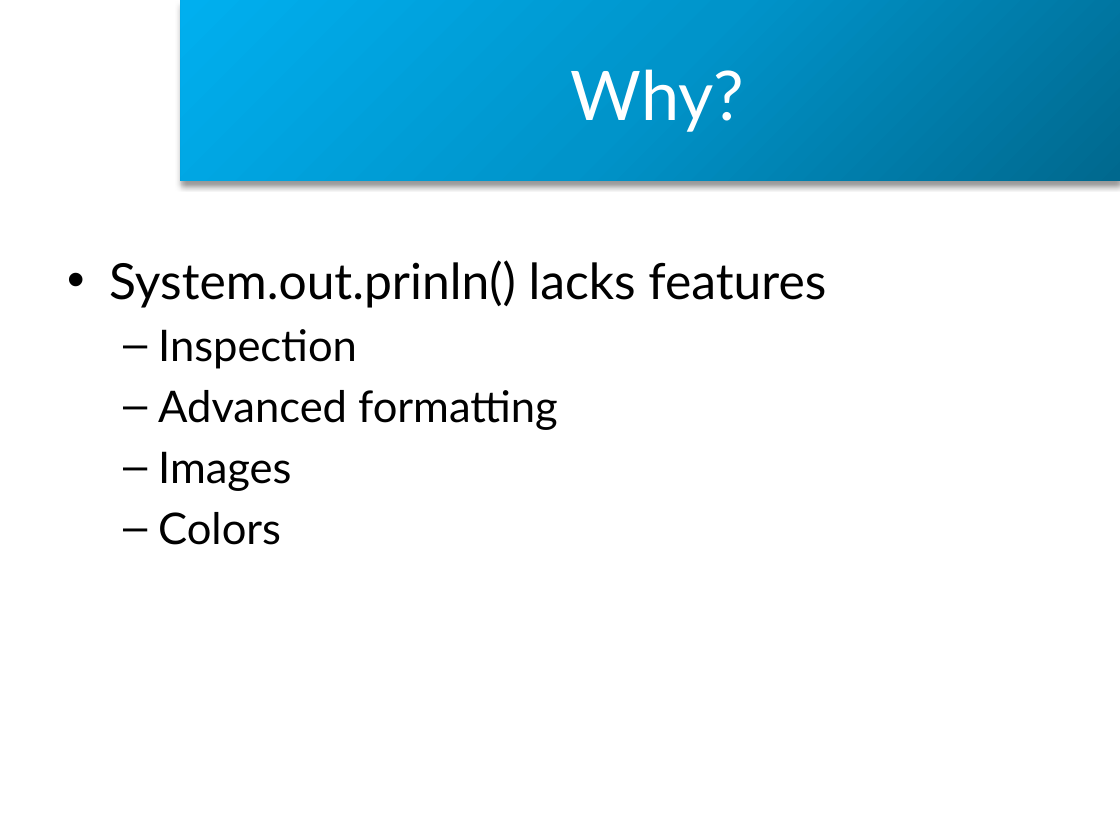
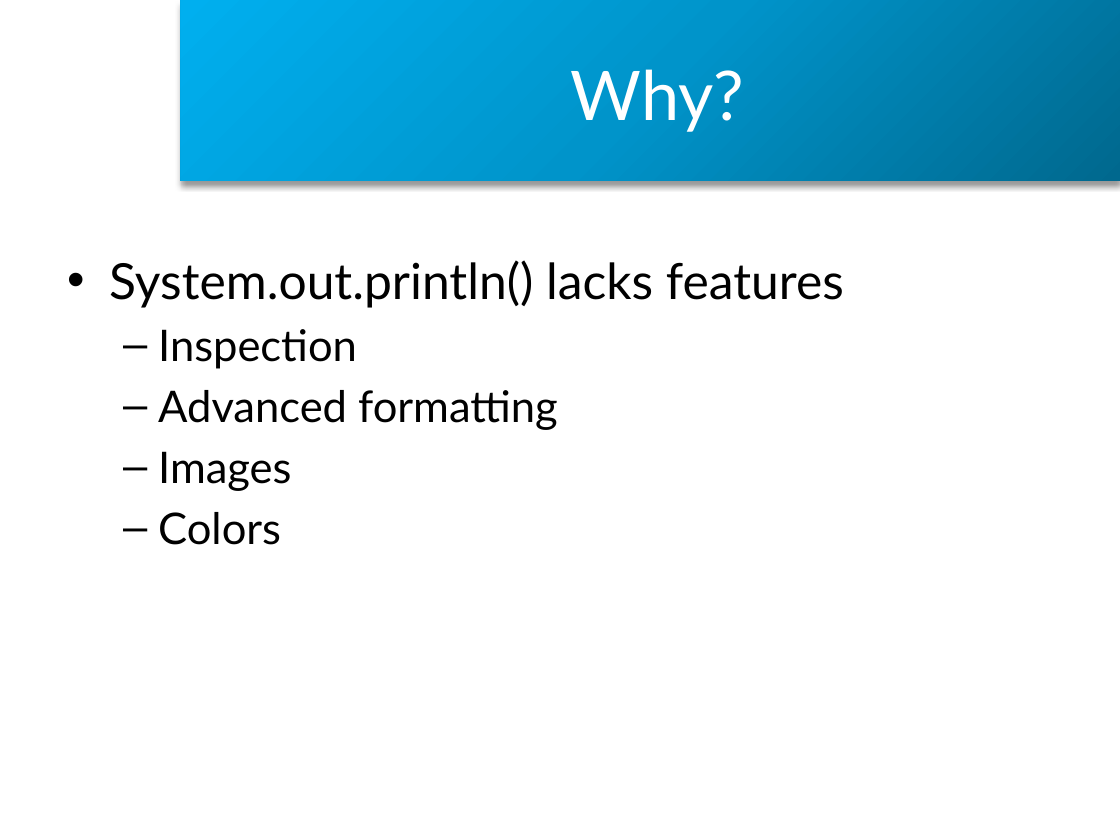
Before and after one commit to CedricReichenbach/DoodleDebug, a slide deck: slide 2 of presentations/Demo DoodleDebug Spring 2013.pptx. Drawn at 1120x840 pixels with LibreOffice and Linux fonts; fonts in the diff are those of the drawing; background and template pictures are left out. Boxes give left, top, right and bottom in pixels: in the first picture for what was removed or moved away, otherwise in the second. Text is boxed around its words. In the diff, an @@ line names an element or a change of style, - is before the commit and + after.

Commit message:
corrections of presentation

```diff
--- a/presentations/Demo DoodleDebug Spring 2013.pptx
+++ b/presentations/Demo DoodleDebug Spring 2013.pptx
@@ text at (x1=109, y1=260, x2=844, y2=308): text changed @@
-• System.out.prinln() lacks features
+• System.out.println() lacks features
```
